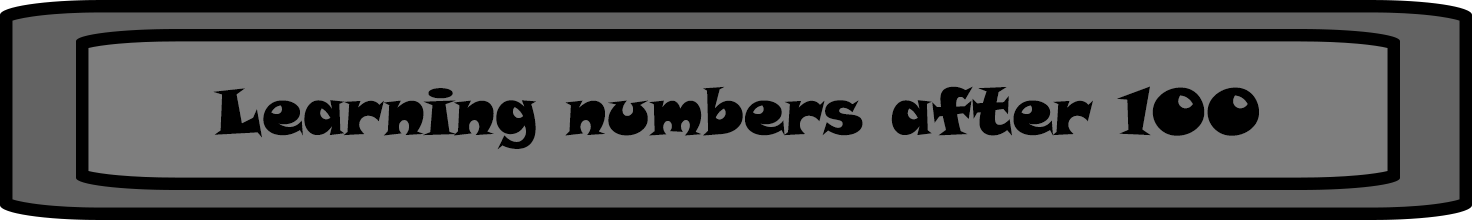
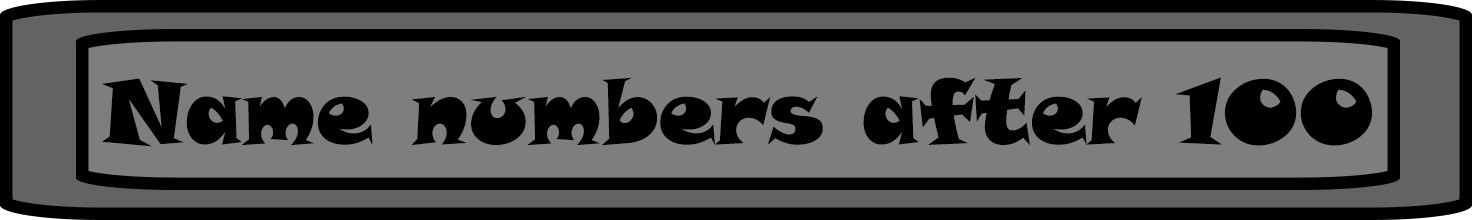
Two versions of the same layered image (1472x220). Layer-by-layer changes:
renamed "Learning numbers after 100" to "Name numbers after 100", painted on it over (x1=102, y1=77, x2=1372, y2=150)
